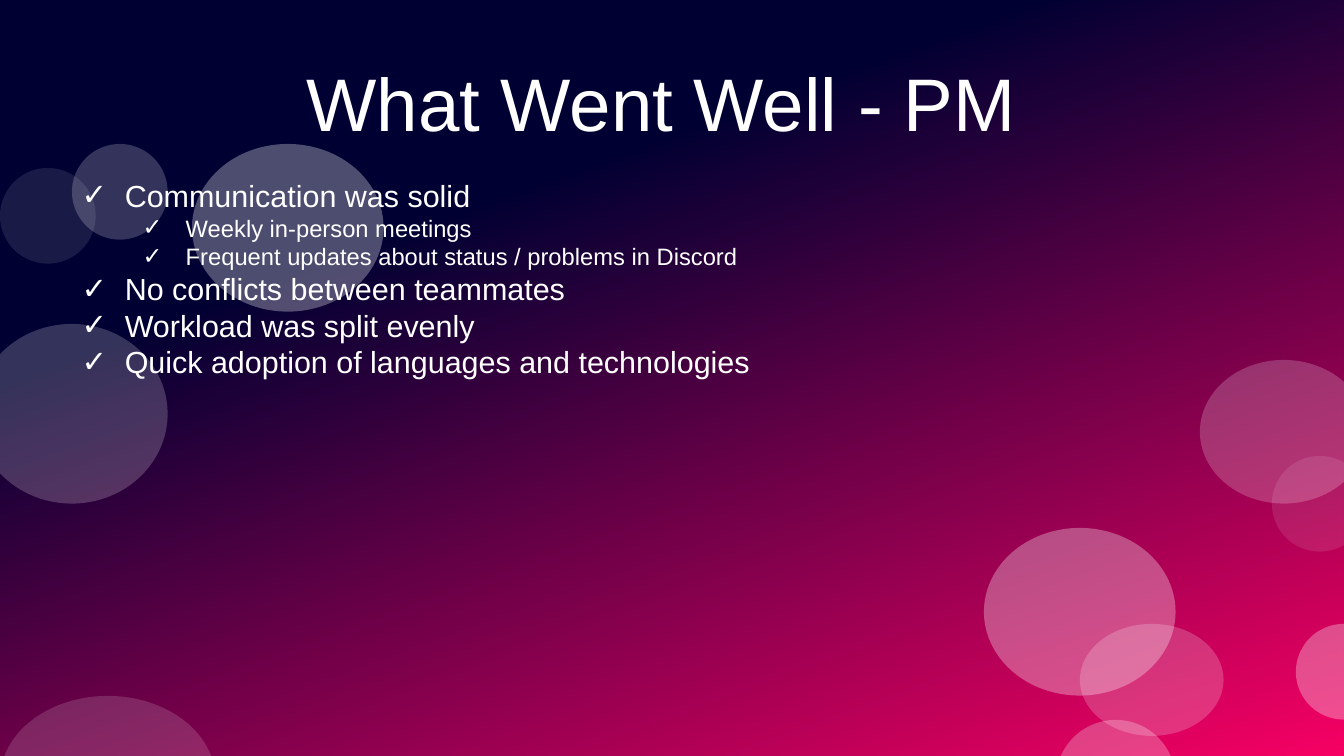
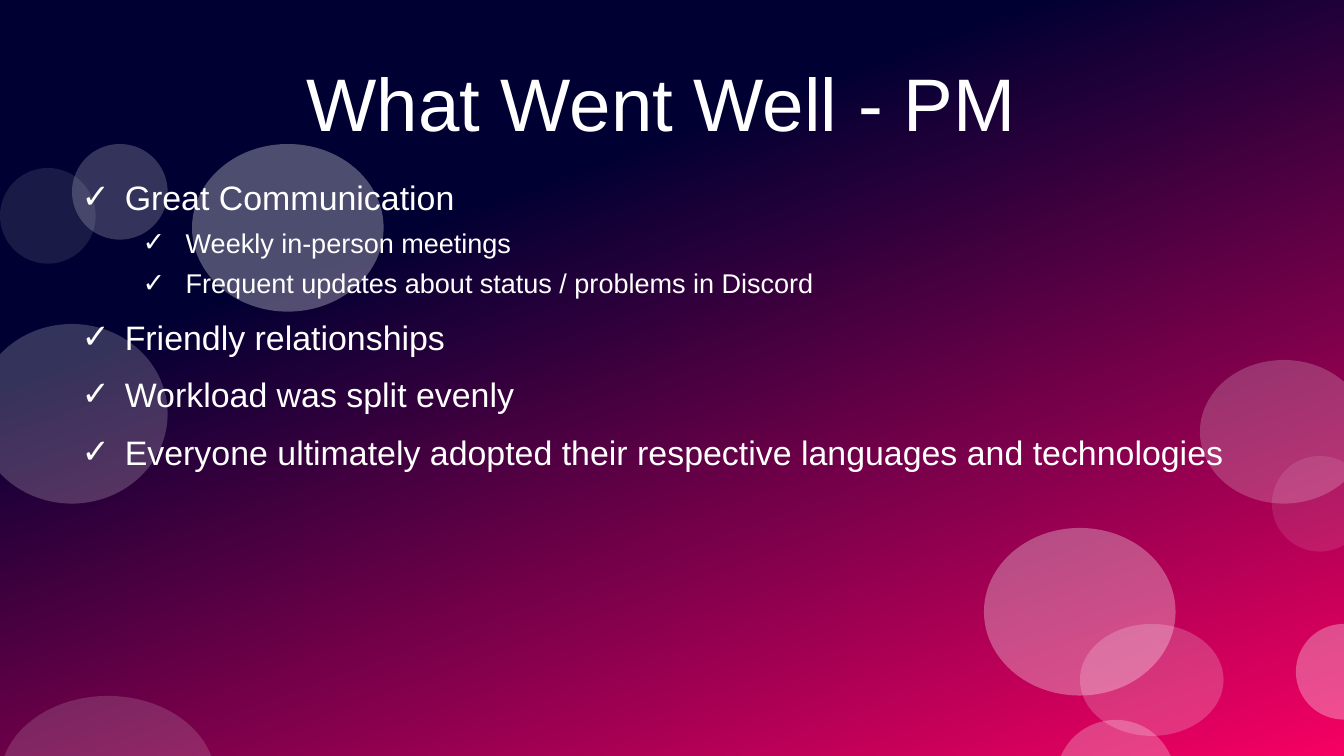
Before and after one commit to PrototypeProto/COP_4331_Small-Project, a slide deck: slide 7 of Pres.pptx. Drawn at 1344x756 pixels with LibreOffice and Linux fonts; fonts in the diff are those of the drawing. Boxes give left, top, right and bottom in pixels: in the first picture for what was removed or moved away, otherwise in the second. Text is boxed around its words. In the diff, an @@ line names an element or a change of style, - is before the commit and + after.

```diff
--- a/Pres.pptx
+++ b/Pres.pptx
@@ text at [125,183,454,217]: text changed; size 18 to 20 pt @@
-✓ Communication was solid
+✓ Great Communication
@@ text at [125,232,814,414]: size 14 to 16 pt in "Weekly in-person meetings", "Frequent updates about status / problems in ..."; size 18 to 20 pt in "Workload was split evenly" @@
@@ text at [125,325,445,357]: text changed; size 18 to 20 pt @@
-✓ No conflicts between teammates
+✓ Friendly relationships
@@ text at [125,438,1223,472]: text changed; size 18 to 20 pt @@
-✓ Quick adoption of languages and technologies
+✓ Everyone ultimately adopted their respective languages and technologies
```
Also in this commit, not shown: 14 other slides changed, 2 slides added, 2 slides removed.
